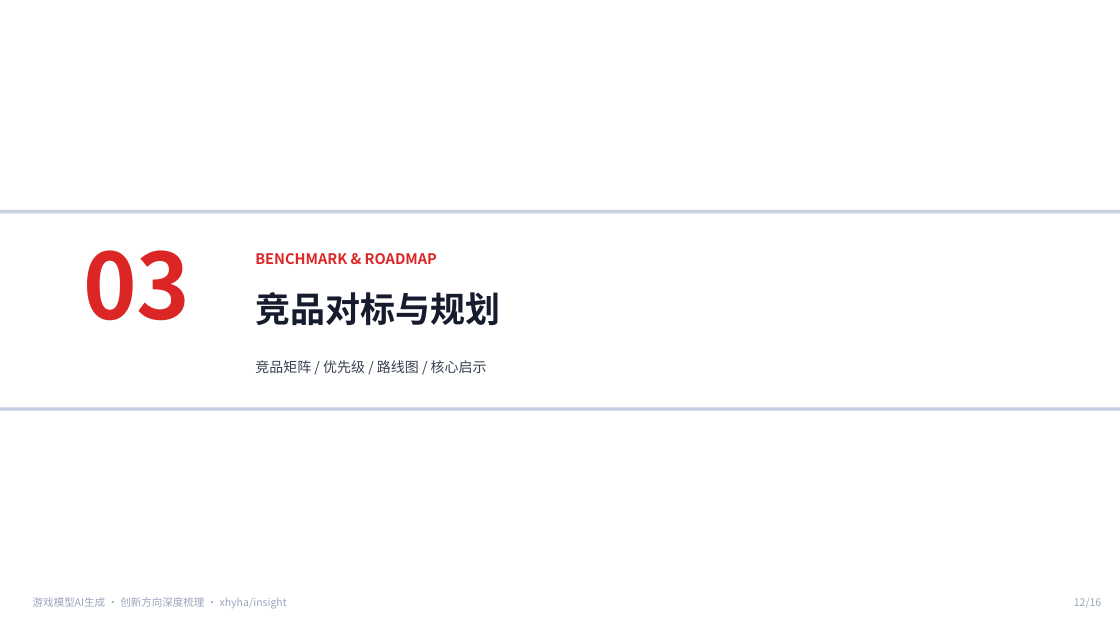
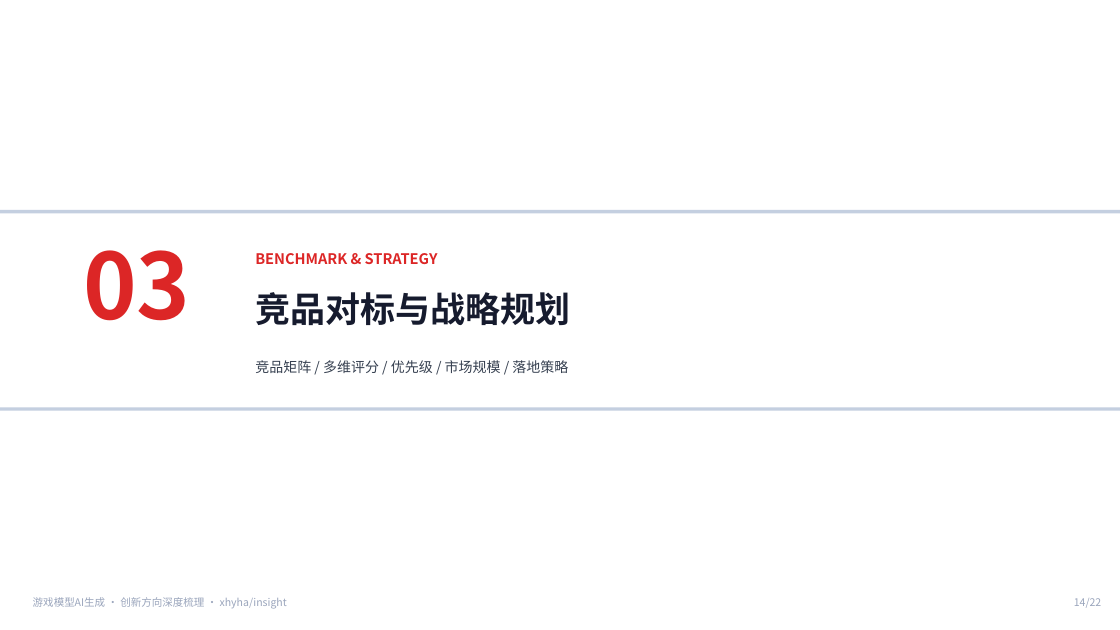
Before and after one commit to xhyha/insight, a slide deck: slide 14 of Game_Model_AI_Gen_Innovation.pptx (slide 12 before the commit). Drawn at 1120x630 pixels with LibreOffice and Linux fonts; fonts in the diff are those of the drawing. Boxes give left, top, right and bottom in pixels: in the first picture for what was removed or moved away, otherwise in the second. Text is boxed around its words. In the diff, an @@ line names an element or a change of style, - is before the commit and + after.

```diff
--- a/Game_Model_AI_Gen_Innovation.pptx
+++ b/Game_Model_AI_Gen_Innovation.pptx
@@ text at [255, 253, 438, 264]: text changed @@
-BENCHMARK & ROADMAP
+BENCHMARK & STRATEGY
@@ text at [255, 292, 570, 325]: text changed @@
-竞品对标与规划
+竞品对标与战略规划
@@ text at [255, 360, 568, 373]: text changed @@
-竞品矩阵 / 优先级 / 路线图 / 核心启示
+竞品矩阵 / 多维评分 / 优先级 / 市场规模 / 落地策略
@@ text at [1074, 598, 1101, 608]: text changed @@
-12/16
+14/22
```
Also in this commit, not shown: 15 other slides changed, 6 slides added.
